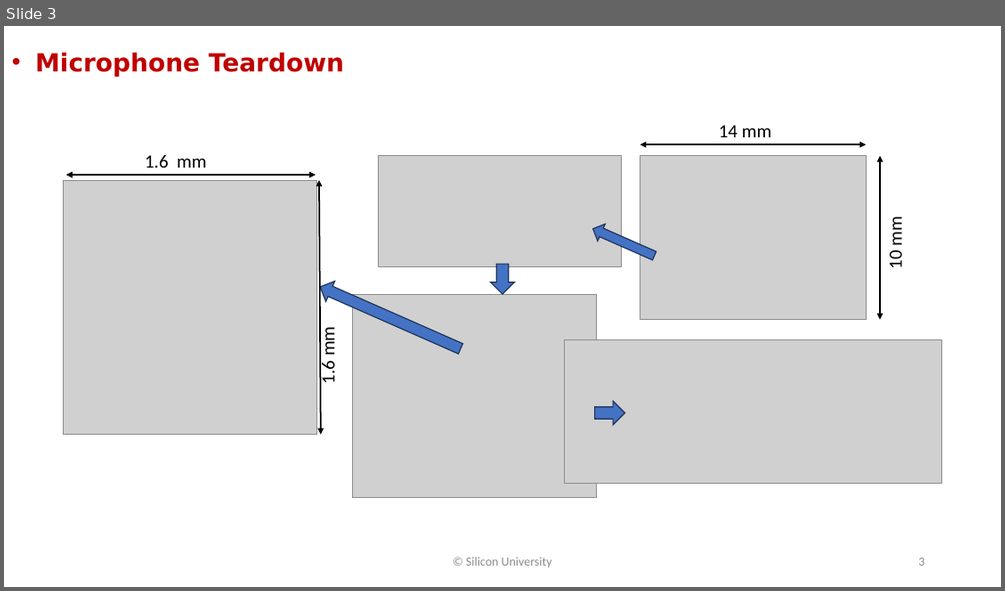
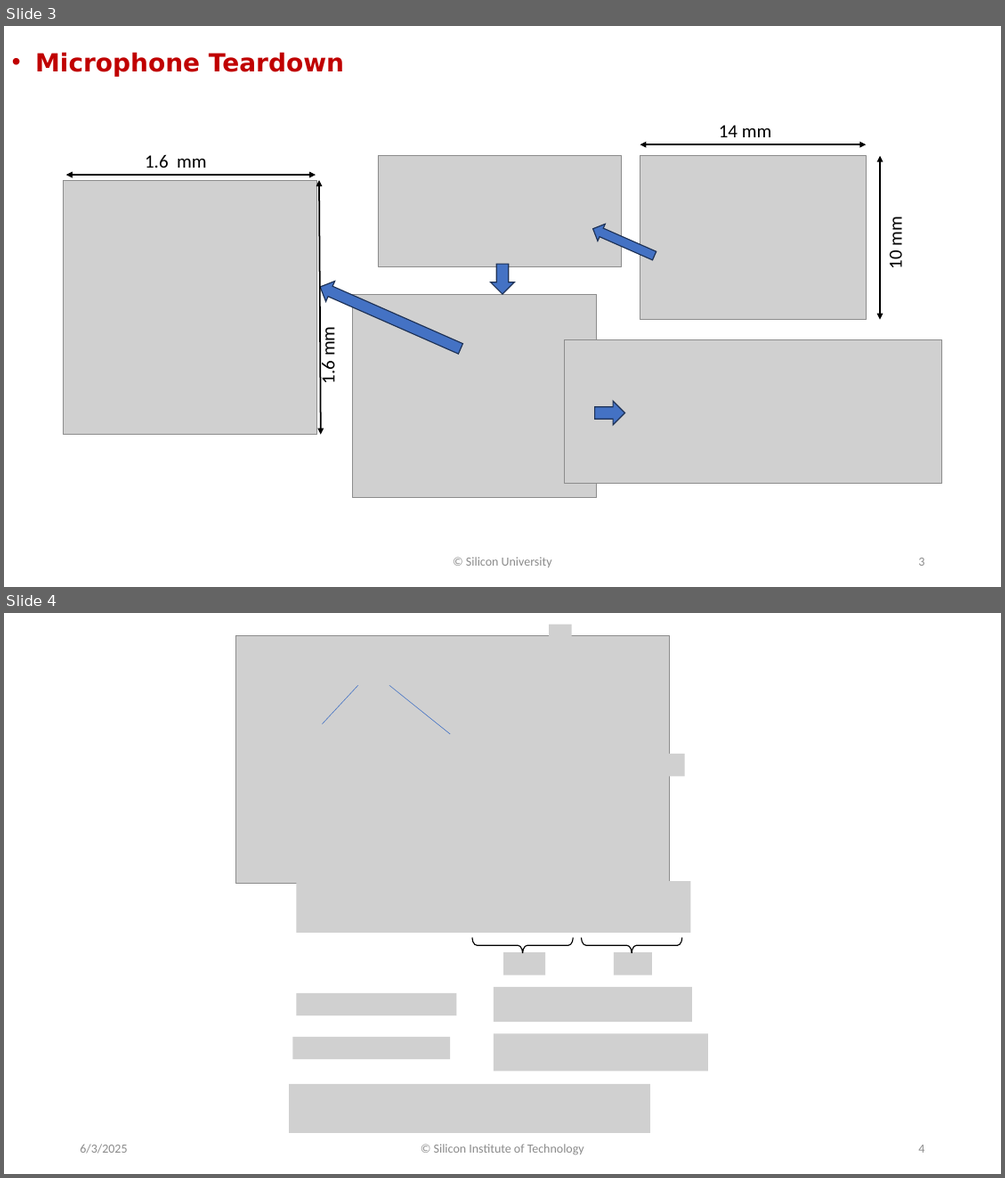
Before and after one commit to BibhuAsishPanda1925/Analog-IC-Design-internship, a slide deck: content/figures/2025-0602-SlidesDrawings.pptx. Shown one above the other, each under a label of ours: slide 3 before the commit, slides 3 and 4 after it. The pictures are 1005x591 and 1005x1178 pixels, drawn with LibreOffice and Linux fonts; fonts in the diff are those of the drawing; grey boxes stand for pictures. Boxes give left, top, right and bottom in pixels: in the first picture for what was removed or moved away, otherwise in the second. Text is boxed around its words. In the diff, an @@ line names an element or a change of style, - is before the commit and + after.

```diff
--- a/content/figures/2025-0602-SlidesDrawings.pptx
+++ b/content/figures/2025-0602-SlidesDrawings.pptx
@@ slide 4 added at (4,613,1001,1174), background #FFFFFF @@
@@ group added at (236,625,708,1133): 23 pictures, 2 lines, 2 right braces @@
@@ text added at (80,1143,127,1153), 12 pt, text #8C8C8C @@
+6/3/2025
@@ text added at (434,1143,584,1155), 12 pt, text #8C8C8C @@
+© Silicon Institute of Technology
@@ page number added at (918,1144,924,1152), 12 pt, text #8C8C8C @@
+4
```
Also in this commit, not shown: 1 slide changed.
